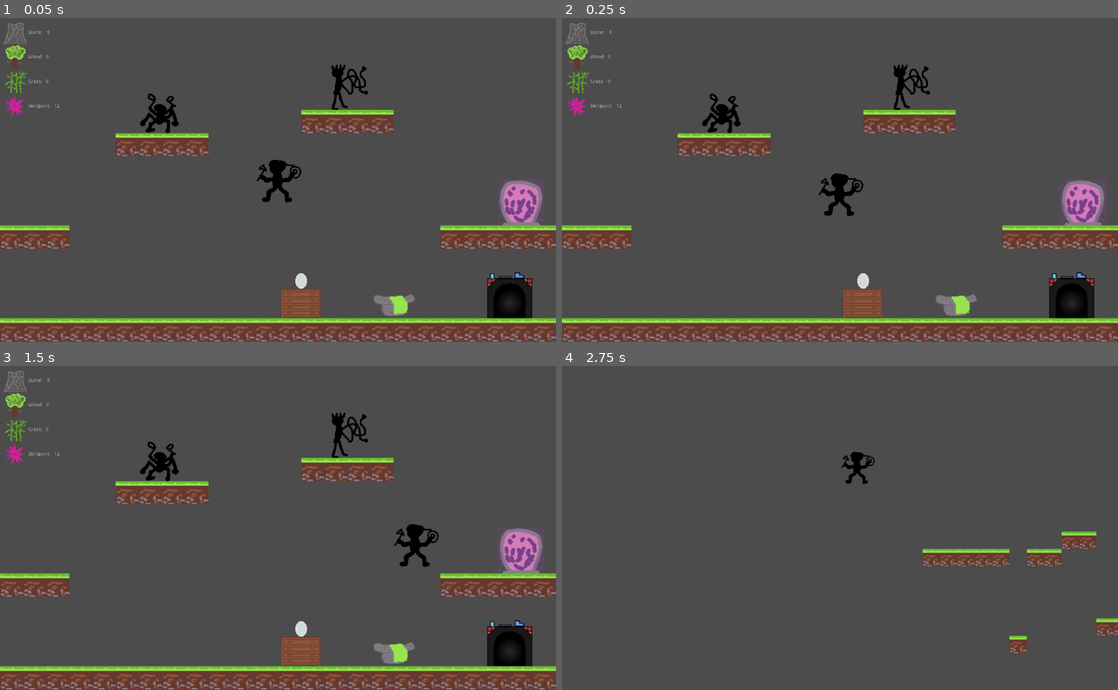
Above: before the commit, frames 1-4 (two rows, left to right).
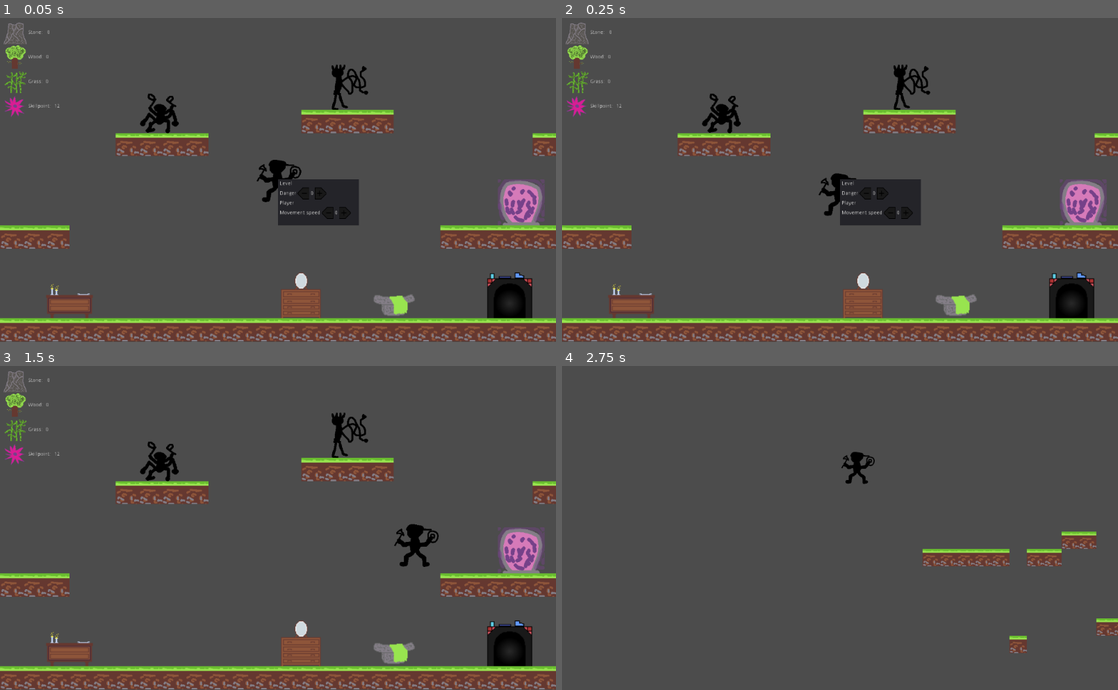
Above: after the commit, the same moments.

Repository: judo347/Project-GatheringPlatform
Game: Godot game, scene res://gamefiles/scenes/World.tscn
Two runs of this game, one before a commit and one after it. Both use one fixed random seed, a clock stepped at 60 frames per second and the inputs below.
Inputs (mouse positions are in pixels of both pictures, inside the frame that each line leads up to):
- Up to frame 1 (0.05 s): no input
- Up to frame 2 (0.25 s): no input
- Up to frame 3 (1.5 s): move the mouse to (400, 511) at 0.52 s; hold Right (ui_right) from 0.53 s (still down); click (400, 511) at 0.6 s; tap Up (ui_up) at 0.77, 0.8, 1.07, 1.35 s; move the mouse to (166, 544) at 1.27 s
- Up to frame 4 (2.75 s): tap Up (ui_up) at 1.52, 1.82, 2.3 s; click (728, 544) at 1.55 s; move the mouse to (895, 456) at 2.02 s; release Right (ui_right) at 2.03 s; hold Left (ui_left) from 2.03 s (still down); click (895, 456) at 2.1 s

The runs differ from the first frame. In frame 1, 2.7% of the frame differs, in the area x 8-100%, y 35-93%; in frame 2, 2.7%; in frame 3, 0.8%; in frame 4, nothing differs.

Commit message:
Added bench: level modder. All ui is functioning, but does nothing.

Diff:
--- a/Project-Gathering Platform/gamefiles/scenes/World.tscn
+++ b/Project-Gathering Platform/gamefiles/scenes/World.tscn
@@ -7,31 +7,36 @@
 [ext_resource path="res://resources/01/CharModBench001.png" type="Texture" id=5]
 [ext_resource path="res://gamefiles/scripts/bench_unique_abilities.gd" type="Script" id=6]
 [ext_resource path="res://resources/01/BenchUniqueAbilities001.png" type="Texture" id=7]
-[ext_resource path="res://gamefiles/scenes/Player.tscn" type="PackedScene" id=8]
-[ext_resource path="res://gamefiles/scripts/CharacterSelectionManager.gd" type="Script" id=9]
-[ext_resource path="res://resources/01/Character001.png" type="Texture" id=10]
-[ext_resource path="res://resources/01/Character002.png" type="Texture" id=11]
-[ext_resource path="res://resources/01/Character003.png" type="Texture" id=12]
-[ext_resource path="res://gamefiles/scripts/Portal.gd" type="Script" id=13]
-[ext_resource path="res://resources/01/Portal001.png" type="Texture" id=14]
-[ext_resource path="res://gamefiles/tilesets/tileset02.tres" type="TileSet" id=15]
-[ext_resource path="res://gamefiles/scripts/UIManager.gd" type="Script" id=16]
-[ext_resource path="res://gamefiles/scripts/MaterialConverter.gd" type="Script" id=17]
-[ext_resource path="res://resources/01/Material002.png" type="Texture" id=18]
-[ext_resource path="res://resources/01/Arrow001.png" type="Texture" id=19]
-[ext_resource path="res://resources/01/Skillpoint001.png" type="Texture" id=20]
-[ext_resource path="res://resources/01/Material003.png" type="Texture" id=21]
-[ext_resource path="res://resources/01/Material001.png" type="Texture" id=22]
-[ext_resource path="res://gamefiles/scripts/CharModder.gd" type="Script" id=23]
-[ext_resource path="res://resources/01/CharMod_Deselected001.png" type="Texture" id=24]
-[ext_resource path="res://resources/01/CharModAbility_Slide001.png" type="Texture" id=25]
-[ext_resource path="res://resources/01/CharModAbility_DoubleJump001.png" type="Texture" id=26]
-[ext_resource path="res://gamefiles/scripts/UniqueAbilities.gd" type="Script" id=27]
-[ext_resource path="res://resources/01/UniqueAbilities_noDeathPenalty001.png" type="Texture" id=28]
-[ext_resource path="res://resources/01/UniqueAbilities_worldFlip001.png" type="Texture" id=29]
-[ext_resource path="res://gamefiles/scripts/PermanentUIManager.gd" type="Script" id=30]
-[ext_resource path="res://gamefiles/scripts/AchievementManager.gd" type="Script" id=31]
-[ext_resource path="res://gamefiles/scripts/CharPathFinding.gd" type="Script" id=32]
+[ext_resource path="res://gamefiles/scripts/bench_levelModder.gd" type="Script" id=8]
+[ext_resource path="res://resources/01/BenchLevelMod001.png" type="Texture" id=9]
+[ext_resource path="res://gamefiles/scenes/Player.tscn" type="PackedScene" id=10]
+[ext_resource path="res://gamefiles/scripts/CharacterSelectionManager.gd" type="Script" id=11]
+[ext_resource path="res://resources/01/Character001.png" type="Texture" id=12]
+[ext_resource path="res://resources/01/Character002.png" type="Texture" id=13]
+[ext_resource path="res://resources/01/Character003.png" type="Texture" id=14]
+[ext_resource path="res://gamefiles/scripts/Portal.gd" type="Script" id=15]
+[ext_resource path="res://resources/01/Portal001.png" type="Texture" id=16]
+[ext_resource path="res://gamefiles/tilesets/tileset02.tres" type="TileSet" id=17]
+[ext_resource path="res://gamefiles/scripts/UIManager.gd" type="Script" id=18]
+[ext_resource path="res://gamefiles/scripts/MaterialConverter.gd" type="Script" id=19]
+[ext_resource path="res://resources/01/Material002.png" type="Texture" id=20]
+[ext_resource path="res://resources/01/Arrow001.png" type="Texture" id=21]
+[ext_resource path="res://resources/01/Skillpoint001.png" type="Texture" id=22]
+[ext_resource path="res://resources/01/Material003.png" type="Texture" id=23]
+[ext_resource path="res://resources/01/Material001.png" type="Texture" id=24]
+[ext_resource path="res://gamefiles/scripts/CharModder.gd" type="Script" id=25]
+[ext_resource path="res://resources/01/CharMod_Deselected001.png" type="Texture" id=26]
+[ext_resource path="res://resources/01/CharModAbility_Slide001.png" type="Texture" id=27]
+[ext_resource path="res://resources/01/CharModAbility_DoubleJump001.png" type="Texture" id=28]
+[ext_resource path="res://gamefiles/scripts/UniqueAbilities.gd" type="Script" id=29]
+[ext_resource path="res://resources/01/UniqueAbilities_noDeathPenalty001.png" type="Texture" id=30]
+[ext_resource path="res://resources/01/UniqueAbilities_worldFlip001.png" type="Texture" id=31]
+[ext_resource path="res://gamefiles/scripts/PermanentUIManager.gd" type="Script" id=32]
+[ext_resource path="res://gamefiles/scripts/AchievementManager.gd" type="Script" id=33]
+[ext_resource path="res://gamefiles/scripts/LevelModder.gd" type="Script" id=34]
+[ext_resource path="res://resources/01/UIMinus001.png" type="Texture" id=35]
+[ext_resource path="res://resources/01/UIPlus001.png" type="Texture" id=36]
+[ext_resource path="res://gamefiles/scripts/CharPathFinding.gd" type="Script" id=37]
 
 [sub_resource type="RectangleShape2D" id=1]
 extents = Vector2( 64, 32 )
@@ -43,43 +48,46 @@
 extents = Vector2( 64, 64 )
 
 [sub_resource type="RectangleShape2D" id=4]
+extents = Vector2( 64, 64 )
+
+[sub_resource type="RectangleShape2D" id=5]
 extents = Vector2( 832, 32 )
 
-[sub_resource type="RectangleShape2D" id=5]
+[sub_resource type="RectangleShape2D" id=6]
 extents = Vector2( 32, 448 )
 
-[sub_resource type="RectangleShape2D" id=6]
+[sub_resource type="RectangleShape2D" id=7]
 extents = Vector2( 32, 32 )
 
-[sub_resource type="RectangleShape2D" id=7]
+[sub_resource type="RectangleShape2D" id=8]
 extents = Vector2( 64, 64 )
 
-[sub_resource type="Curve2D" id=8]
+[sub_resource type="Curve2D" id=9]
 _data = {
 "points": PoolVector2Array( 0, 0, 0, 0, -672, 64, 0, 0, 0, 0, -576, 64, -28.1294, 35.1618, 28.1294, -35.1618, -544, -128, 0, 0, 0, 0, -448, -192, 0, 0, 0, 0, -320, -192, 0, 0, 0, 0, -192, -192, -42.1942, 0, 42.1942, 0, -96, -256, 0, 0, 0, 0, 64, -256, 0, 0, 0, 0, 192, -256 )
 }
 
-[sub_resource type="Curve2D" id=9]
+[sub_resource type="Curve2D" id=10]
 _data = {
 "points": PoolVector2Array( 0, 0, 0, 0, 192, -256, 0, 0, 0, 0, 64, -256, 62.5773, 1.36038, -62.5773, -1.36038, 0, -320, 0, 0, 0, 0, -192, -192, 0, 0, 0, 0, -448, -192, 68.0188, -12.2434, -68.0188, 12.2434, -512, -256, 0, 0, 0, 0, -576, 64, 0, 0, 0, 0, -672, 64 )
 }
 
-[sub_resource type="Curve2D" id=10]
+[sub_resource type="Curve2D" id=11]
 _data = {
 "points": PoolVector2Array( 0, 0, 0, 0, -672, 64, 0, 0, 0, 0, -576, 64, -34.0094, 40.8113, 34.0094, -40.8113, -544, -128, 0, 0, 0, 0, -448, -192, 0, 0, 0, 0, -320, -192 )
 }
 
-[sub_resource type="Curve2D" id=11]
+[sub_resource type="Curve2D" id=12]
 _data = {
 "points": PoolVector2Array( 0, 0, 0, 0, 192, -256, 0, 0, 0, 0, 64, -256, 74.8207, -25.8471, -74.8207, 25.8471, -64, -320, 0, 0, 0, 0, -192, -192, 0, 0, 0, 0, -320, -192 )
 }
 
-[sub_resource type="Curve2D" id=12]
+[sub_resource type="Curve2D" id=13]
 _data = {
 "points": PoolVector2Array( 0, 0, 0, 0, -320, -192, 0, 0, 0, 0, -448, -192, 43.7129, -58.7863, -43.7129, 58.7863, -544, -256, 0, 0, 0, 0, -576, 64, 0, 0, 0, 0, -672, 64 )
 }
 
-[sub_resource type="Curve2D" id=13]
+[sub_resource type="Curve2D" id=14]
 _data = {
 "points": PoolVector2Array(  )
 }
@@ -95,7 +103,6 @@
 script = ExtResource( 1 )
 
 [node name="Converter" type="Area2D" parent="Benches"]
-editor/display_folded = true
 position = Vector2( 320, 320 )
 script = ExtResource( 2 )
 
@@ -135,7 +142,21 @@
 "_edit_group_": true
 }
 
-[node name="Player" parent="." instance=ExtResource( 8 )]
+[node name="LevelModder" type="Area2D" parent="Benches"]
+position = Vector2( -576, 320 )
+script = ExtResource( 8 )
+__meta__ = {
+"_edit_group_": true
+}
+
+[node name="Sprite" type="Sprite" parent="Benches/LevelModder"]
+scale = Vector2( 2, 2 )
+texture = ExtResource( 9 )
+
+[node name="CollisionShape2D" type="CollisionShape2D" parent="Benches/LevelModder"]
+shape = SubResource( 4 )
+
+[node name="Player" parent="." instance=ExtResource( 10 )]
 
 [node name="OutOfBounds" type="Node2D" parent="."]
 editor/display_folded = true
@@ -198,32 +219,31 @@
 
 [node name="CollisionShape2D" type="CollisionShape2D" parent="CharacterSelection/Slot3"]
 scale = Vector2( 2, 2 )
-shape = SubResource( 6 )
+shape = SubResource( 7 )
 
 [node name="Sprite" type="Sprite" parent="CharacterSelection/Slot3"]
-texture = ExtResource( 12 )
+texture = ExtResource( 14 )
 
 [node name="Portal" type="Area2D" parent="."]
 position = Vector2( 672, 64 )
-script = ExtResource( 13 )
+script = ExtResource( 15 )
 __meta__ = {
 "_edit_group_": true
 }
 
 [node name="Sprite" type="Sprite" parent="Portal"]
-texture = ExtResource( 14 )
+texture = ExtResource( 16 )
 
 [node name="CollisionShape2D" type="CollisionShape2D" parent="Portal"]
-shape = SubResource( 7 )
+shape = SubResource( 8 )
 
 [node name="TileMap" type="TileMap" parent="."]
-tile_set = ExtResource( 15 )
+tile_set = ExtResource( 17 )
 format = 1
-tile_data = PoolIntArray( -196607, 0, 0, -196606, 0, 0, -196605, 0, 0, -196604, 0, 0, -65543, 0, 0, -65542, 0, 0, -65541, 0, 0, -65540, 0, 0, 196596, 0, 0, 196597, 0, 0, 196598, 0, 0 …(408 unchanged characters)…
+tile_data = PoolIntArray( -196607, 0, 0, -196606, 0, 0, -196605, 0, 0, -196604, 0, 0, -65543, 0, 0, -65542, 0, 0, -65541, 0, 0, -65540, 0, 0, -131061, 0, 0, 196596, 0, 0, 196597, 0, 0, 196598, 0, 0 …(408 unchanged characters)…
 
 [node name="UImaster" type="Node" parent="."]
-editor/display_folded = true
-script = ExtResource( 16 )
+script = ExtResource( 18 )
 
 [node name="MaterialConverter" type="Panel" parent="UImaster"]
 editor/display_folded = true
@@ -344,16 +364,16 @@
 margin_left = 160.0
 margin_right = 224.0
 margin_bottom = 64.0
-texture = ExtResource( 20 )
+texture = ExtResource( 22 )
 
 [node name="CharModder" type="Panel" parent="UImaster"]
-editor/display_folded = true
 visible = false
 margin_right = 240.0
 margin_bottom = 240.0
-script = ExtResource( 23 )
+script = ExtResource( 25 )
 
 [node name="VBoxContainer" type="VBoxContainer" parent="UImaster/CharModder"]
+editor/display_folded = true
 margin_right = 40.0
 margin_bottom = 40.0
 
@@ -475,8 +495,9 @@
 text = "Cost: x"
 
 [node name="PermanentUI" type="Node2D" parent="UImaster"]
+editor/display_folded = true
 position = Vector2( -768, -448 )
-script = ExtResource( 30 )
+script = ExtResource( 32 )
 
 [node name="MarginContainer" type="MarginContainer" parent="UImaster/PermanentUI"]
 margin_left = 10.0
@@ -584,6 +605,7 @@
 margin_bottom = 39.0
 
 [node name="UIFullscreens" type="Node2D" parent="UImaster"]
+editor/display_folded = true
 
 [node name="AchievementMenu" type="Panel" parent="UImaster/UIFullscreens"]
 editor/display_folded = true
@@ -600,12 +622,110 @@
 
 [node name="VBoxContainer" type="VBoxContainer" parent="UImaster/UIFullscreens/AchievementMenu/ScrollContainer"]
 
+[node name="LevelModder" type="Panel" parent="UImaster"]
+margin_right = 224.0
+margin_bottom = 128.0
+script = ExtResource( 34 )
+
+[node name="VBoxContainer" type="VBoxContainer" parent="UImaster/LevelModder"]
+margin_left = 5.0
+margin_top = 5.0
+margin_right = 40.0
+margin_bottom = 40.0
+
+[node name="LevelVBox" type="VBoxContainer" parent="UImaster/LevelModder/VBoxContainer"]
+margin_right = 196.0
+margin_bottom = 50.0
+
+[node name="Label" type="Label" parent="UImaster/LevelModder/VBoxContainer/LevelVBox"]
+margin_right = 196.0
+margin_bottom = 14.0
+text = "Level"
+
+[node name="VBoxContainer" type="VBoxContainer" parent="UImaster/LevelModder/VBoxContainer/LevelVBox"]
+margin_top = 18.0
+margin_right = 196.0
+margin_bottom = 50.0
+
+[node name="DangerBox" type="HBoxContainer" parent="UImaster/LevelModder/VBoxContainer/LevelVBox/VBoxContainer"]
+margin_right = 196.0
+margin_bottom = 32.0
+
+[node name="Label" type="Label" parent="UImaster/LevelModder/VBoxContainer/LevelVBox/VBoxContainer/DangerBox"]
+margin_top = 9.0
+margin_right = 45.0
+margin_bottom = 23.0
+text = "Danger"
+
+[node name="TexMinus" type="TextureRect" parent="UImaster/LevelModder/VBoxContainer/LevelVBox/VBoxContainer/DangerBox"]
+margin_left = 49.0
+margin_right = 81.0
+margin_bottom = 32.0
+texture = ExtResource( 35 )
+
+[node name="Value" type="Label" parent="UImaster/LevelModder/VBoxContainer/LevelVBox/VBoxContainer/DangerBox"]
+margin_left = 85.0
+margin_top = 9.0
+margin_right = 93.0
+margin_bottom = 23.0
+text = "0"
+
+[node name="TexPlus" type="TextureRect" parent="UImaster/LevelModder/VBoxContainer/LevelVBox/VBoxContainer/DangerBox"]
+margin_left = 97.0
+margin_right = 129.0
+margin_bottom = 32.0
+texture = ExtResource( 36 )
+
+[node name="PlayerVBox" type="VBoxContainer" parent="UImaster/LevelModder/VBoxContainer"]
+margin_top = 54.0
+margin_right = 196.0
+margin_bottom = 104.0
+
+[node name="Label" type="Label" parent="UImaster/LevelModder/VBoxContainer/PlayerVBox"]
+margin_right = 196.0
+margin_bottom = 14.0
+text = "Player"
+
+[node name="VBoxContainer" type="VBoxContainer" parent="UImaster/LevelModder/VBoxContainer/PlayerVBox"]
+margin_top = 18.0
+margin_right = 196.0
+margin_bottom = 50.0
+
+[node name="MovementSpeedBox" type="HBoxContainer" parent="UImaster/LevelModder/VBoxContainer/PlayerVBox/VBoxContainer"]
+margin_right = 196.0
+margin_bottom = 32.0
+
+[node name="Label" type="Label" parent="UImaster/LevelModder/VBoxContainer/PlayerVBox/VBoxContainer/MovementSpeedBox"]
+margin_top = 9.0
+margin_right = 112.0
+margin_bottom = 23.0
+text = "Movement speed"
+
+[node name="TexMinus" type="TextureRect" parent="UImaster/LevelModder/VBoxContainer/PlayerVBox/VBoxContainer/MovementSpeedBox"]
+margin_left = 116.0
+margin_right = 148.0
+margin_bottom = 32.0
+texture = ExtResource( 35 )
+
+[node name="Value" type="Label" parent="UImaster/LevelModder/VBoxContainer/PlayerVBox/VBoxContainer/MovementSpeedBox"]
+margin_left = 152.0
+margin_top = 9.0
+margin_right = 160.0
+margin_bottom = 23.0
+text = "0"
+
+[node name="TexPlus" type="TextureRect" parent="UImaster/LevelModder/VBoxContainer/PlayerVBox/VBoxContainer/MovementSpeedBox"]
+margin_left = 164.0
+margin_right = 196.0
+margin_bottom = 32.0
+texture = ExtResource( 36 )
+
 [node name="CharPathFinding" type="Node" parent="."]
 editor/display_folded = true
-script = ExtResource( 32 )
+script = ExtResource( 37 )
 
 [node name="Slot1To3" type="Path2D" parent="CharPathFinding"]
-curve = SubResource( 8 )
+curve = SubResource( 9 )
 
 [node name="PathFollow2D" type="PathFollow2D" parent="CharPathFinding/Slot1To3"]
 position = Vector2( -672, 64 )
@@ -695,3 +815,11 @@
 [connection signal="mouse_exited" from="UImaster/UniqueAbilities/VBoxContainer/HBoxContainer/NoDeathPenalty/CenterContainer/TextureRect" to="UImaster/UniqueAbilities" method="mouse_exit_ability" binds= [ 1 ]]
 [connection signal="mouse_entered" from="UImaster/UniqueAbilities/VBoxContainer/HBoxContainer/WorldFlip/CenterContainer/TextureRect" to="UImaster/UniqueAbilities" method="mouse_entered_ability" binds= [ 0 ]]
 [connection signal="mouse_exited" from="UImaster/UniqueAbilities/VBoxContainer/HBoxContainer/WorldFlip/CenterContainer/TextureRect" to="UImaster/UniqueAbilities" method="mouse_exit_ability" binds= [ 0 ]]
+[connection signal="mouse_entered" from="UImaster/LevelModder/VBoxContainer/LevelVBox/VBoxContainer/DangerBox/TexMinus" to="UImaster/LevelModder" method="mouse_entered_plusORminus" binds= [ 0, false ]]
+[connection signal="mouse_exited" from="UImaster/LevelModder/VBoxContainer/LevelVBox/VBoxContainer/DangerBox/TexMinus" to="UImaster/LevelModder" method="mouse_exited_plusORminus" binds= [ 0, false ]]
+[connection signal="mouse_entered" from="UImaster/LevelModder/VBoxContainer/LevelVBox/VBoxContainer/DangerBox/TexPlus" to="UImaster/LevelModder" method="mouse_entered_plusORminus" binds= [ 0, true ]]
+[connection signal="mouse_exited" from="UImaster/LevelModder/VBoxContainer/LevelVBox/VBoxContainer/DangerBox/TexPlus" to="UImaster/LevelModder" method="mouse_exited_plusORminus" binds= [ 0, true ]]
+[connection signal="mouse_entered" from="UImaster/LevelModder/VBoxContainer/PlayerVBox/VBoxContainer/MovementSpeedBox/TexMinus" to="UImaster/LevelModder" method="mouse_entered_plusORminus" binds= [ 1, false ]]
+[connection signal="mouse_exited" from="UImaster/LevelModder/VBoxContainer/PlayerVBox/VBoxContainer/MovementSpeedBox/TexMinus" to="UImaster/LevelModder" method="mouse_exited_plusORminus" binds= [ 1, false ]]
+[connection signal="mouse_entered" from="UImaster/LevelModder/VBoxContainer/PlayerVBox/VBoxContainer/MovementSpeedBox/TexPlus" to="UImaster/LevelModder" method="mouse_entered_plusORminus" binds= [ 1, true ]]
+[connection signal="mouse_exited" from="UImaster/LevelModder/VBoxContainer/PlayerVBox/VBoxContainer/MovementSpeedBox/TexPlus" to="UImaster/LevelModder" method="mouse_exited_plusORminus" binds= [ 1, true ]]
--- a/Project-Gathering Platform/gamefiles/scripts/Benches.gd
+++ b/Project-Gathering Platform/gamefiles/scripts/Benches.gd
@@ -3,6 +3,7 @@
 var is_player_touching_converter = false
 var is_player_touching_charModder = false
 var is_palyer_touching_uniqueAbilities = false
+var is_palyer_touching_levelModder = false
 
 func show_ui_player_is_touching():
 	if is_player_touching_charModder:
@@ -11,3 +12,5 @@
 		get_parent().get_node("UImaster").show_MaterialConverter()
 	elif is_palyer_touching_uniqueAbilities:
 		get_parent().get_node("UImaster").show_UniqueAbilities()
+	elif is_palyer_touching_levelModder:
+		get_parent().get_node("UImaster").show_LevelModder()
--- /dev/null
+++ b/Project-Gathering Platform/gamefiles/scripts/LevelModder.gd
@@ -0,0 +1,61 @@
+extends Panel
+
+var isMouseOver_level_danger_plus = false
+var isMouseOver_level_danger_minus = false
+
+var isMouseOver_player_movementspeed_plus = false
+var isMouseOver_player_movementspeed_minus = false
+
+onready var level_danger_value_label = get_node("VBoxContainer/LevelVBox/VBoxContainer/DangerBox/Value")
+onready var player_movementspeed_value_label = get_node("VBoxContainer/PlayerVBox/VBoxContainer/MovementSpeedBox/Value")
+
+func _ready():
+	level_danger_value_label.text = str(playerData.levelMod_level_dangerPoints)
+	player_movementspeed_value_label.text = str(playerData.levelMod_player_movementspeedPoints)
+
+func levelModder_tick():
+	if Input.is_action_just_pressed("ui_mouse_left"):
+		if isMouseOver_level_danger_plus:
+			if playerInventory.skillpoints > 0:
+				playerData.levelMod_level_dangerPoints += 1
+				playerInventory.remove_skillpoint()
+				level_danger_value_label.text = str(playerData.levelMod_level_dangerPoints)
+		elif isMouseOver_level_danger_minus:
+			if playerData.levelMod_level_dangerPoints > 0:
+				playerData.levelMod_level_dangerPoints -= 1
+				playerInventory.add_skillpoint()
+				level_danger_value_label.text = str(playerData.levelMod_level_dangerPoints)
+		elif isMouseOver_player_movementspeed_plus:
+			if playerInventory.skillpoints > 0:
+				playerData.levelMod_player_movementspeedPoints += 1
+				playerInventory.remove_skillpoint()
+				player_movementspeed_value_label.text = str(playerData.levelMod_player_movementspeedPoints)
+		elif isMouseOver_player_movementspeed_minus:
+			if playerData.levelMod_player_movementspeedPoints > 0:
+				playerData.levelMod_player_movementspeedPoints -= 1
+				playerInventory.add_skillpoint()
+				player_movementspeed_value_label.text = str(playerData.levelMod_player_movementspeedPoints)
+
+		get_parent().get_node("PermanentUI").update_labels()
+
+func mouse_entered_plusORminus(modnumber, isPlus):
+	print("Enter modnumber: ", modnumber, " ", isPlus)
+
+	match modnumber:
+		0: match isPlus:
+				true: isMouseOver_level_danger_plus = true
+				false:isMouseOver_level_danger_minus = true
+		1: match isPlus:
+				true: isMouseOver_player_movementspeed_plus = true
+				false:isMouseOver_player_movementspeed_minus = true
+
+func mouse_exited_plusORminus(modnumber, isPlus):
+	print("Exit modnumber: ", modnumber, " ", isPlus)
+
+	match modnumber:
+		0: match isPlus:
+				true: isMouseOver_level_danger_plus = false
+				false:isMouseOver_level_danger_minus = false
+		1: match isPlus:
+				true: isMouseOver_player_movementspeed_plus = false
+				false:isMouseOver_player_movementspeed_minus = false
--- a/Project-Gathering Platform/gamefiles/scripts/UIManager.gd
+++ b/Project-Gathering Platform/gamefiles/scripts/UIManager.gd
@@ -14,6 +14,7 @@
 	get_node("MaterialConverter").material_converter_tick()
 	get_node("CharModder").charModder_converter_tick() #TODO rename method (-converter)
 	get_node("UniqueAbilities").uniqueAbilities_tick()
+	get_node("LevelModder").levelModder_tick()
 	close_ui_key_checker()
 
 func close_ui_key_checker():
@@ -34,6 +35,7 @@
 	hide_CharModder()
 	hide_AchievementMenu()
 	hide_UniqueAbilities()
+	hide_LevelModder()
 
 func show_MaterialConverter():
 	get_node("MaterialConverter").show()
@@ -58,3 +60,9 @@
 
 func hide_AchievementMenu():
 	get_node("UIFullscreens/AchievementMenu").hide()
+
+func show_LevelModder():
+	get_node("LevelModder").show()
+
+func hide_LevelModder():
+	get_node("LevelModder").hide()
--- a/Project-Gathering Platform/gamefiles/scripts/autoload/playerData.gd
+++ b/Project-Gathering Platform/gamefiles/scripts/autoload/playerData.gd
@@ -10,3 +10,9 @@
 # Unique abilities
 var is_noDeathPenalty_enabled = false
 var is_worldFlip_enabled = false
+
+# Level Modder
+## Level
+var levelMod_level_dangerPoints = 0
+## Player
+var levelMod_player_movementspeedPoints = 0
--- a/Project-Gathering Platform/gamefiles/scripts/autoload/playerInventory.gd
+++ b/Project-Gathering Platform/gamefiles/scripts/autoload/playerInventory.gd
@@ -11,13 +11,13 @@
 var skillpoints = 12 #TODO DEBUG: default = 0
 
 func add_skillpoint():
-	skillpoints =+ 1
+	skillpoints += 1
 
 func add_skillpoints(amount):
 	skillpoints = skillpoints + amount
 
 func remove_skillpoint():
-	skillpoints =- 1
+	skillpoints -= 1
 
 func remove_skillpoints(amount):
 	skillpoints = skillpoints - amount
--- /dev/null
+++ b/Project-Gathering Platform/gamefiles/scripts/bench_levelModder.gd
@@ -0,0 +1,17 @@
+extends Area2D
+
+# Called when the node enters the scene tree for the first time.
+func _ready():
+	pass # Replace with function body.
+
+func _physics_process(delta):
+	var wasPlayerBodyFound = false
+	var bodies = get_overlapping_bodies()
+	for body in bodies:
+		if body.name == "Player":
+			wasPlayerBodyFound = true
+
+	if wasPlayerBodyFound:
+		get_parent().is_palyer_touching_levelModder = true
+	else:
+		get_parent().is_palyer_touching_levelModder = false
Not shown: 28 places in Project-Gathering Platform/gamefiles/scenes/World.tscn that only renumber resources
Binary file added: Project-Gathering Platform/resources/01/BenchLevelMod001.png
Not shown, added: Project-Gathering Platform/resources/01/BenchLevelMod001.png.import
Binary file added: Project-Gathering Platform/resources/01/UIMinus001.png
Not shown, added: Project-Gathering Platform/resources/01/UIMinus001.png.import
Binary file added: Project-Gathering Platform/resources/01/UIPlus001.png
Not shown, added: Project-Gathering Platform/resources/01/UIPlus001.png.import
Not shown, added: RawAssets/FirstVersion/BenchLevelMod001.aseprite
Not shown, added: RawAssets/FirstVersion/BenchLevelMod001.png
Not shown, added: RawAssets/FirstVersion/UIMinus001.aseprite
Not shown, added: RawAssets/FirstVersion/UIMinus001.png
Not shown, added: RawAssets/FirstVersion/UIPlus001.aseprite
(and 1 more such lines)
